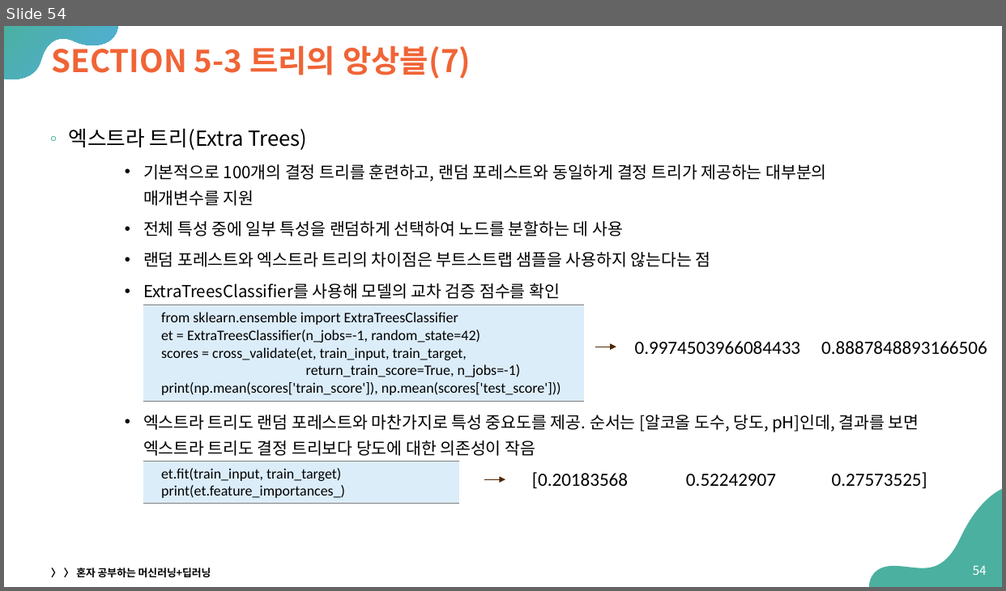
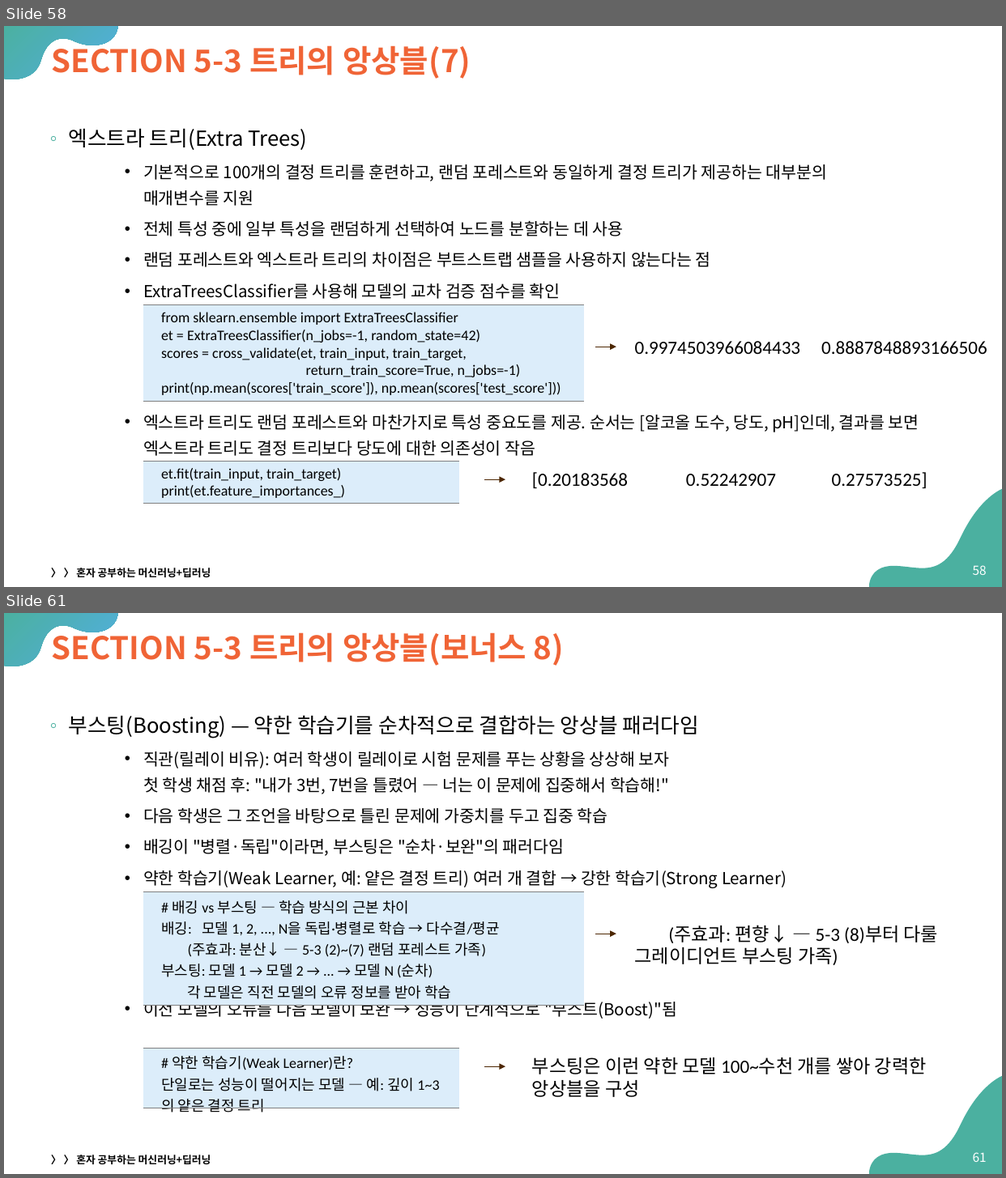
Before and after one commit to Sangdon-Park/Sangdon-Park.github.io, a slide deck: data/인공지능/05_트리_알고리즘.pptx. Shown one above the other, each under a label of ours: slide 54 before the commit, slides 58 and 61 after it; the slides between them are not shown. The pictures are 1006x591 and 1006x1178 pixels, drawn with LibreOffice and Linux fonts; fonts in the diff are those of the drawing. Boxes give left, top, right and bottom in pixels: in the first picture for what was removed or moved away, otherwise in the second. Text is boxed around its words. In the diff, an @@ line names an element or a change of style, - is before the commit and + after.

```diff
--- a/data/인공지능/05_트리_알고리즘.pptx
+++ b/data/인공지능/05_트리_알고리즘.pptx
@@ slide 61 added at <box>4,613,1002,1174</box>, background #FFFFFF; not listed: 2 template elements that a slide beside it also shows @@
@@ title added at <box>51,628,564,666</box>, 30 pt, text #F06436, bold @@
+SECTION 5-3 트리의 앙상블(보너스 8)
@@ text added at <box>69,715,786,1019</box>, 16 pt, text #000000 @@
+◦ 부스팅(Boosting) — 약한 학습기를 순차적으로 결합하는 앙상블 패러다임
+    • 직관(릴레이 비유): 여러 학생이 릴레이로 시험 문제를 푸는 상황을 상상해 보자
+      첫 학생 채점 후: "내가 3번, 7번을 틀렸어 — 너는 이 문제에 집중해서 학습해!"
+    • 다음 학생은 그 조언을 바탕으로 틀린 문제에 가중치를 두고 집중 학습
+    • 배깅이 "병렬·독립"이라면, 부스팅은 "순차·보완"의 패러다임
+    • 약한 학습기(Weak Learner, 예: 얕은 결정 트리) 여러 개 결합 → 강한 학습기(Strong Learner)
+    • 이전 모델의 오류를 다음 모델이 보완 → 성능이 단계적으로 "부스트(Boost)"됨
@@ table added at <box>143,892,584,1138</box>, 1 rows, 1 columns @@
+# 배깅 vs 부스팅 — 학습 방식의 근본 차이 / 배깅: 모델 1, 2, ..., N을 독립·병렬로 학습 → 다수결/평균 / (주효과: 분산↓ — 5-3 (2)~(7) 랜덤 포레스트 가족) / 부스팅: 모델 1 → 모델 2 → ... → 모델 N (순차) / 각 모델은 직전 모델의 오류 정보를 받아 학습
@@ text added at <box>635,925,939,965</box>, 18 pt, text #000000 @@
+(주효과: 편향↓ — 5-3 (8)부터 다룰 그레이디언트 부스팅 가족)
@@ arrow added from (595, 934) to (616, 934), #4D2702 0.75 pt @@
@@ table added at <box>143,1049,459,1174</box>, 1 rows, 1 columns @@
+# 약한 학습기(Weak Learner)란? / 단일로는 성능이 떨어지는 모델 — 예: 깊이 1~3의 얕은 결정 트리
@@ arrow added from (484, 1067) to (505, 1067), #4D2702 0.75 pt @@
@@ text added at <box>532,1058,927,1097</box>, 18 pt, text #000000 @@
+부스팅은 이런 약한 모델 100~수천 개를 쌓아 강력한 앙상블을 구성
@@ text added at <box>51,1155,211,1165</box>, 10 pt, text #000000, bold @@
+〉 〉 혼자 공부하는 머신러닝+딥러닝
@@ page number added at <box>973,1152,987,1162</box>, 12 pt, text #FFFFFF @@
+61
@@ what was slide 54 is now slide 58 @@
@@ page number at <box>973,565,987,575</box>: text changed @@
-54
+58
```
Also in this commit, not shown: 11 other slides added, 1 other file.
